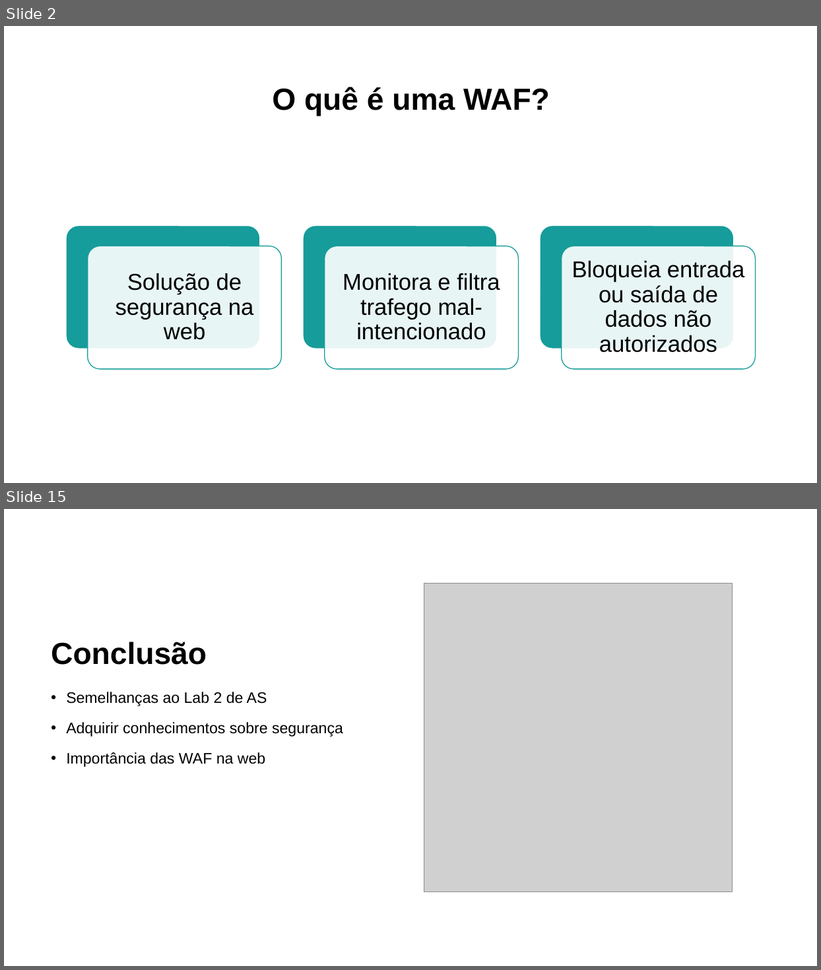
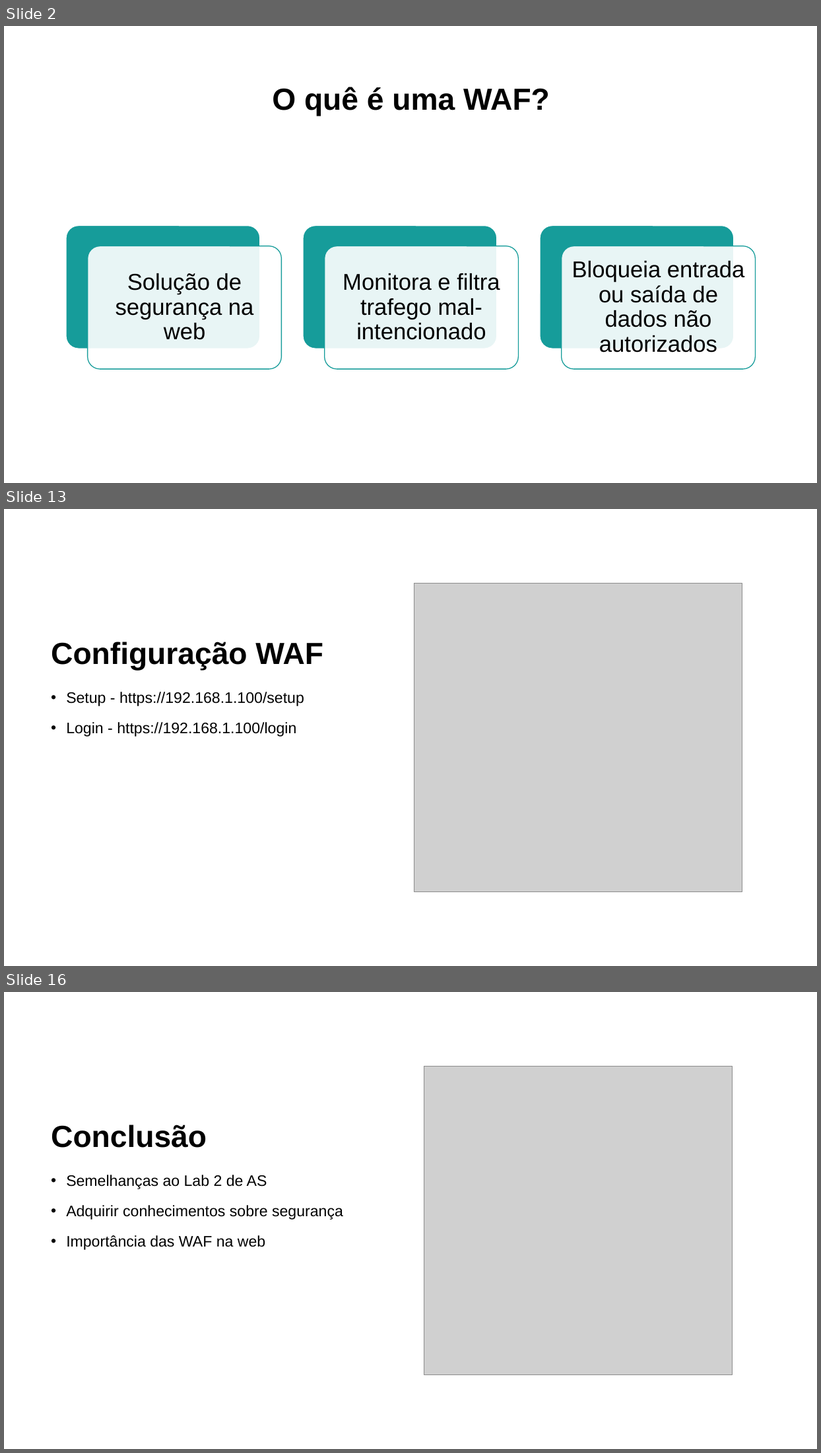
Before and after one commit to MartinhoCaeiro/WAF-Guide, a slide deck: Presentation/SlidesApresentaçãoProjeto.pptx. Shown one above the other, each under a label of ours: slides 2 and 15 before the commit, slides 2, 13 and 16 after it; the slides between them are not shown. The pictures are 821x970 and 821x1453 pixels, drawn with LibreOffice and Linux fonts; fonts in the diff are those of the drawing; grey boxes stand for pictures. Boxes give left, top, right and bottom in pixels: in the first picture for what was removed or moved away, otherwise in the second. Text is boxed around its words. In the diff, an @@ line names an element or a change of style, - is before the commit and + after.

```diff
--- a/Presentation/SlidesApresentaçãoProjeto.pptx
+++ b/Presentation/SlidesApresentaçãoProjeto.pptx
@@ slide 13 added at (x1=4, y1=509, x2=817, y2=966), background #FFFFFF @@
@@ picture added at (x1=415, y1=584, x2=742, y2=892) @@
@@ title added at (x1=51, y1=642, x2=323, y2=671), 36 pt, text #000000, bold @@
+Configuração WAF
@@ text added at (x1=66, y1=692, x2=304, y2=737), 18 pt, text #000000 @@
+• Setup - https://192.168.1.100/setup
+• Login - https://192.168.1.100/login
@@ what was slide 15 is now slide 16 @@
```
Also in this commit, not shown: 8 slides changed, 4 other slides added, 4 slides removed, 3 other files.
